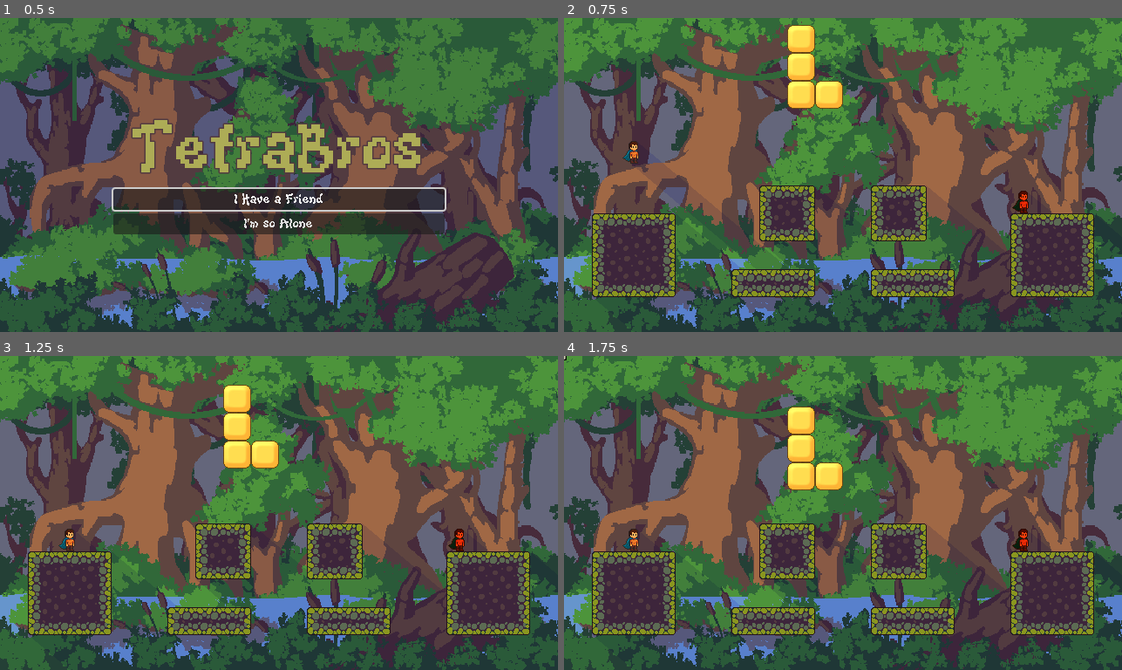
Above: before the commit, frames 1-4 (two rows, left to right).
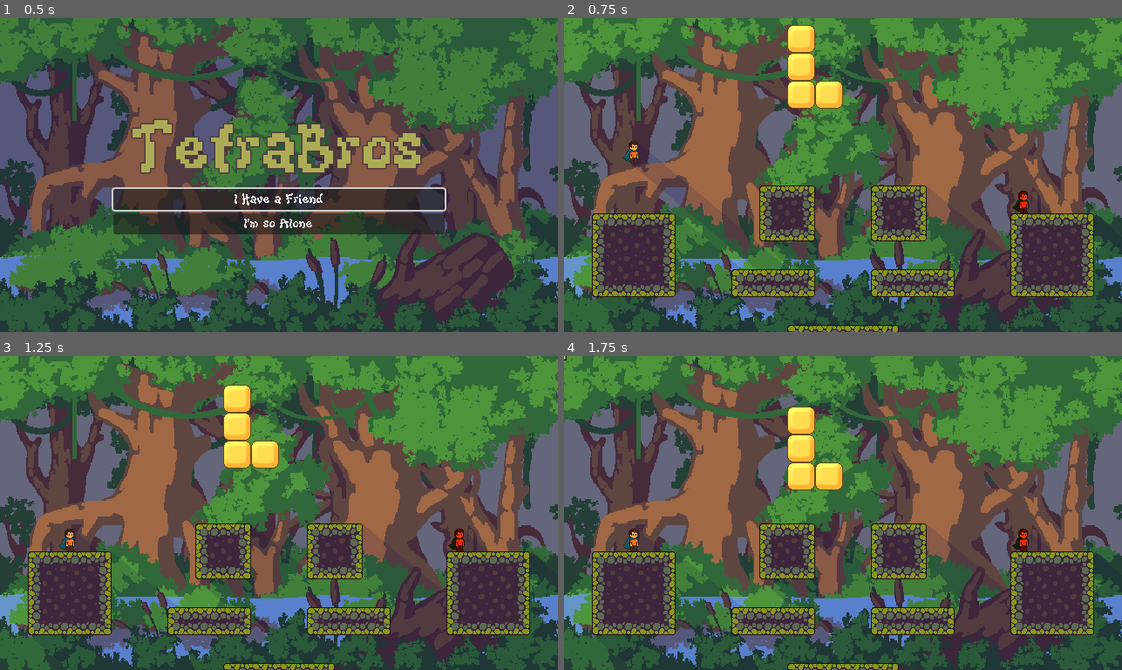
Above: after the commit, the same moments.

Repository: Elagoht/TetraBros
Game: Godot game, scene res://levels/main_menu/MainMenu.tscn
The game is run twice, just before and just after one commit, with the same random seed, the same clock (stepped at 60 frames per second) and the same inputs.
Inputs:
- Up to frame 1 (0.5 s): no input
- Up to frame 2 (0.75 s): click "I Have a Friend" at 0.5 s
- Up to frame 3 (1.25 s): no input
- Up to frame 4 (1.75 s): no input

Frame 1 is identical in both runs. In frame 2, 0.4% of the frame differs, in the area x 40-60%, y 97-100%; in frame 3, 0.4%; in frame 4, 0.4%.
Error before the commit: Invalid access to property or key 'sprites' on a base object of type 'Area2D (laser_turret.gd)'. (res://entities/player/scripts/die.gd:11)

Commit message:
feat: refactor player state management and add die state functionality

Diff:
--- a/entities/falling_block/scripts/falling_block.gd
+++ b/entities/falling_block/scripts/falling_block.gd
@@ -17,7 +17,7 @@
 	tetris = get_parent()
 	tilemap = tetris.get_node("Tilemap")
 
-func _process(delta: float) -> void:
+func _process(_delta: float) -> void:
 	if position.y > 392:
 		tetris.decrease_falling_block_count(1)
 		queue_free()
--- a/entities/player/Player.tscn
+++ b/entities/player/Player.tscn
@@ -19,7 +19,7 @@
 [ext_resource type="Texture2D" uid="uid://c8qcprxcrsvp3" path="res://entities/player/sprites/idle/player_idle5.png" id="9_aubru"]
 [ext_resource type="Texture2D" uid="uid://xjjj5adp16gm" path="res://entities/player/sprites/block/player_block2.png" id="9_wbbrj"]
 [ext_resource type="Texture2D" uid="uid://b5dpqwhan1kyu" path="res://entities/player/sprites/idle/player_idle6.png" id="10_ax5yc"]
-[ext_resource type="Script" uid="uid://b0arsyelrqu61" path="res://entities/player/scripts/die.gd" id="10_ck0hy"]
+[ext_resource type="Script" uid="uid://bblysr4gjpn8u" path="res://entities/player/scripts/states/die.gd" id="10_ck0hy"]
 [ext_resource type="Texture2D" uid="uid://hogvqalfopfe" path="res://entities/player/sprites/cast_spell/player_spell4.png" id="10_i3i7k"]
 [ext_resource type="Texture2D" uid="uid://bfu8nneurysgy" path="res://entities/player/sprites/block/player_block3.png" id="10_m1mwl"]
 [ext_resource type="Texture2D" uid="uid://dy0hakl4cm77u" path="res://entities/player/sprites/idle/player_idle7.png" id="11_j531f"]
@@ -215,7 +215,6 @@
 
 [node name="Die" type="Node" parent="StateMachine"]
 script = ExtResource("10_ck0hy")
-metadata/_custom_type_script = "uid://b0arsyelrqu61"
 
 [node name="Sprites" type="AnimatedSprite2D" parent="."]
 position = Vector2(-1, -13)
--- a/entities/player/scripts/die.gd
+++ b/entities/player/scripts/state.gd
@@ -1,16 +1,12 @@
+
 extends Node
 
 class_name State
 
 var state_machine: StateMachine
 
-@onready var collision: CollisionShape2D = $"../../Collision"
-@onready var hitbox: Area2D = $"../../HitBox"
-
 func enter() -> void:
-	owner.sprites.play("die")
-	collision.queue_free()
-	hitbox.queue_free()
+	pass
 
 func exit() -> void:
 	pass
--- /dev/null
+++ b/entities/player/scripts/states/die.gd
@@ -0,0 +1,6 @@
+extends State
+
+func ready() -> void:
+	owner.sprites.play("die")
+	$"../../Collision".queue_free()
+	$"../../HitBox".queue_free()
--- a/levels/ArenaOne.tscn
+++ b/levels/ArenaOne.tscn
@@ -25,7 +25,7 @@
 
 [node name="TileMapLayer" parent="." instance=ExtResource("1_ftj8y")]
 position = Vector2(224, 224)
-tile_map_data = PackedByteArray("AAD6/wEAAAAAAAEAAAD6/wIAAAA …(448 unchanged characters)… CAAAAAAAFAP//AAACAAAAAAAAAP//AAAAAAAAAAA=")
+tile_map_data = PackedByteArray("AAD6/wEAAAAAAAEAAAD6/wIAAAA …(448 unchanged characters)… CAAAAAAAFAP//AAACAAAAAAAAAP//AAAAAAAAAAABAAQAAAABAAMAAAACAAQAAAACAAMAAAADAAQAAAACAAMAAAAEAAQAAAADAAMAAAA=")
 
 [node name="Tetris" parent="." instance=ExtResource("3_b7opo")]
 
Renamed: entities/player/scripts/die.gd.uid -> entities/player/scripts/state.gd.uid
Not shown, added: entities/player/scripts/states/die.gd.uid
